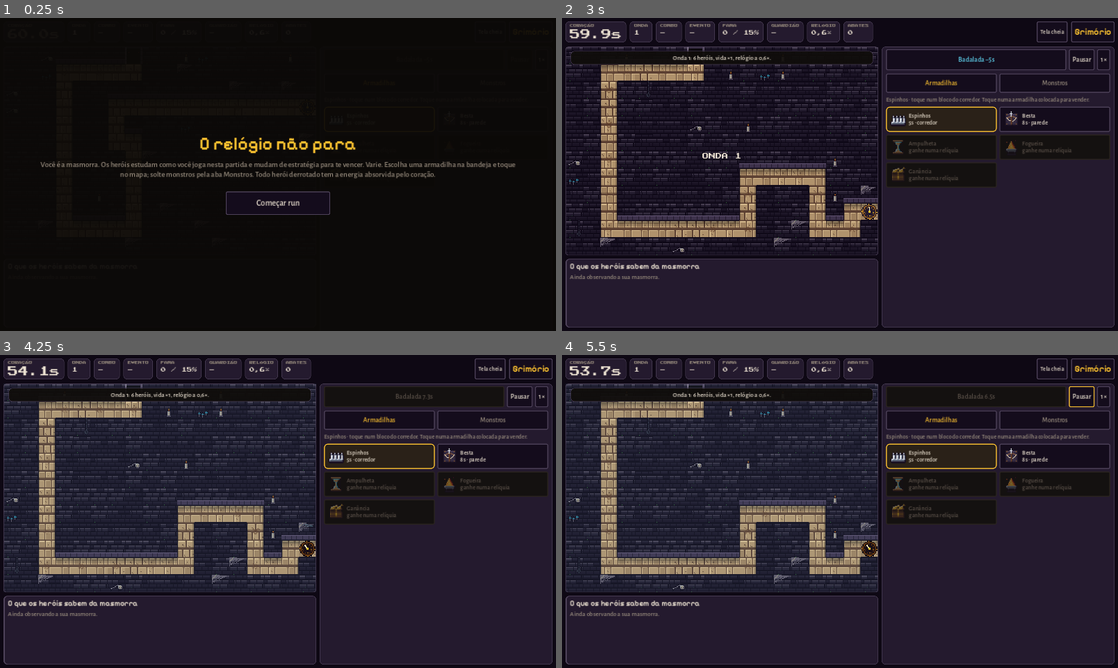
Above: before the commit, frames 1-4 (two rows, left to right).
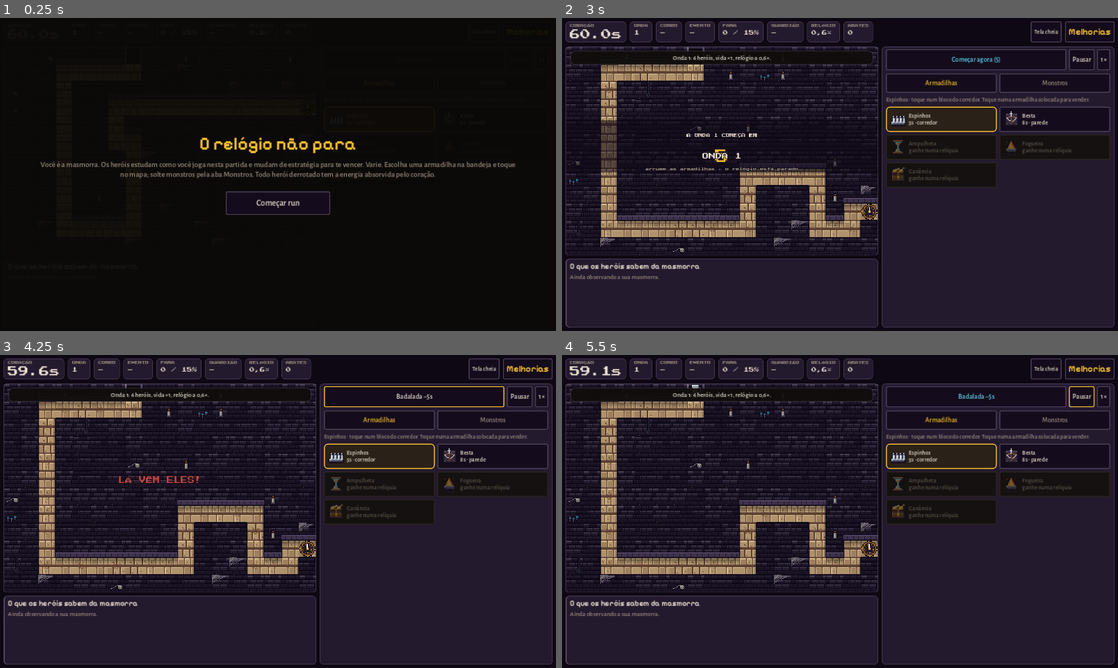
Above: after the commit, the same moments.

Repository: caiovf/battle-as-dungeon
Game: Godot game, scene res://main.tscn
Two runs of this game, one before a commit and one after it. Both use one fixed random seed, a clock stepped at 60 frames per second and the inputs below.
Inputs (mouse positions are in pixels of both pictures, inside the frame that each line leads up to):
- Up to frame 1 (0.25 s): no input
- Up to frame 2 (3 s): click "Grimório" (after the commit: "Melhorias") at 0.5 s; click "Armadilhas" at 1.25 s; click "Monstros" at 2 s; click "Começar run" at 2.75 s
- Up to frame 3 (4.25 s): click (411, 395) at 3.5 s, where only the run after the commit has a clickable "Começar agora (5)"
- Up to frame 4 (5.5 s): click "Tela cheia" at 4.25 s; click "Pausar" at 5 s

The runs differ from the first frame. In frame 2, 2.0% of the frame differs, in the area x 0-99%, y 1-61%; in frame 3, 0.8%; in frame 4, 0.6%.

Commit message:
Dificuldade progressiva dos lendários, contagem antes da onda, poder das classes
- Lendários: dano +11% e vida +22% a cada lendário (curva sobe de ~30% a ~70%
  do relógio perdido entre o 1º e o 13º no teste do robô)
- 5s de contagem antes de cada onda, com o relógio parado; botão Começar agora
- Classes 2 a 4 mais fortes: dano x1,15/1,3/1,5 e tempo perdido x0,92/0,85/0,76
- Grimório passa a se chamar Melhorias

Co-Authored-By: Claude Opus 5.5 <noreply@anthropic.com>
Claude-Session: https://claude.ai/code/session_01HCuZeuc3Q8N2wmZ4TDpXUD

Diff:
--- a/scripts/arena.gd
+++ b/scripts/arena.gd
@@ -66,6 +66,8 @@
 	o.skills = c.skills
 	o.passive = c.passive
 	o.cls = game.g_cls
+	o.pw = D.CLASS_POWER[game.g_cls].dmg
+	o.def = D.CLASS_POWER[game.g_cls].def
 	o.key = "%s_%d" % [game.guardian, game.g_cls]
 	if game.guardian == "dragao" and game.g_cls == 3:
 		o.w = 44
@@ -115,7 +117,7 @@
 
 
 func dmg_mul() -> float:
-	return (1.0 + game.evo_pct()) * (1.5 if P.fury_t > 0 else 1.0) * (1.0 + 0.04 * P.rage)
+	return (1.0 + game.evo_pct()) * gd.pw * (1.5 if P.fury_t > 0 else 1.0) * (1.0 + 0.04 * P.rage)
 
 
 func spawn_parts(x: float, y: float, col: Color, n: int) -> void:
@@ -835,7 +837,7 @@
 		return
 	if not force and P.inv > 0:
 		return
-	var lost = D.r1(sec * leg_scale * gd.armor * pow(0.85, game.g_up.couraca) * (1.0 + game.fame_pct() * D.CFG.LEG_FAME_DMG) * (0.7 if P.fury_t > 0 else 1.0) * (0.6 if P.scale_t > 0 else 1.0))
+	var lost = D.r1(sec * leg_scale * gd.armor * gd.def * pow(0.85, game.g_up.couraca) * (1.0 + game.fame_pct() * D.CFG.LEG_FAME_DMG) * (0.7 if P.fury_t > 0 else 1.0) * (0.6 if P.scale_t > 0 else 1.0))
 	game.clock -= lost
 	P.lost.append([t, lost])
 	stats.hits += 1
--- a/scripts/data.gd
+++ b/scripts/data.gd
@@ -5,7 +5,7 @@
 const CFG := {
 	"START": 60.0,
 	"SELL": 0.5, "RESET_REFUND": 0.5,
-	"FIRST_DELAY": 3.0,
+	"FIRST_DELAY": 0.6,
 	"BELL_COST": 5, "BELL_FREEZE": 2.0, "BELL_CD": 8.0,
 	"COMBO_WINDOW": 1.2, "COMBO_STEP": 0.25, "COMBO_MAX": 2.5,
 	"GREED_MUL": 1.5,
@@ -20,12 +20,12 @@
 	"SOUL_BASE": 1.0,   # energia absorvida por herói derrotado: 1s × (1 + fama%)
 	"SOUL_LEG": 10.0,   # lendário vale 10× isso
 	"LEG_RES": 0.45,    # lendário no corredor só sofre 45% do dano
-	"LEG_HP_GROWTH": 0.15,      # vida do lendário na arena a cada lendário que já caiu
+	"LEG_HP_GROWTH": 0.22,      # vida do lendário na arena a cada lendário que já caiu
 	"LEG_MAP_HP_GROWTH": 0.35,  # vida do lendário no corredor a cada lendário que já caiu
 	"ARENA_BONUS": 10.0,
 	# dano dos lendários na arena acompanha o relógio: cada golpe tira uma fatia do tempo que você tinha
 	# ao entrar na sala (relógio/LEG_DMG_REF, com expoente para guardar tempo ainda ajudar um pouco)
-	"LEG_DMG_REF": 185.0, "LEG_DMG_EXP": 0.9, "LEG_DMG_MIN": 0.5, "LEG_DMG_GROWTH": 0.04, "LEG_FAME_DMG": 0.4, "LEG_FAME_HP": 0.5,
+	"LEG_DMG_REF": 185.0, "LEG_DMG_EXP": 0.9, "LEG_DMG_MIN": 0.5, "LEG_DMG_GROWTH": 0.11, "LEG_FAME_DMG": 0.4, "LEG_FAME_HP": 0.5,
 	"LEG_ARENA_HP": 2.0,   # vida dos lendários na arena (multiplica LEG_ARENA.hp)
 	"AURA": 2.5,
 	"HERO_HP_GROWTH": 0.10, "HERO_DMG_GROWTH": 0.05, "HERO_SPD_GROWTH": 0.015, "HERO_STEAL_GROWTH": 0.15,
@@ -226,6 +226,10 @@
 # ===== Classes do guardião (estilo Grand Chase): cada classe muda arma, ataque, movimento e habilidades =====
 ## Classes 2, 3 e 4 liberam com missões permanentes (ficam salvas entre runs).
 ## stat = o que conta para a missão; goal = quanto precisa.
+## Poder de cada classe: a 1ª é a base e a 4ª a mais forte.
+## dmg multiplica todo o dano do guardião; def multiplica o tempo perdido ao levar golpes.
+const CLASS_POWER := [{"dmg": 1.0, "def": 1.0}, {"dmg": 1.15, "def": 0.92}, {"dmg": 1.3, "def": 0.85}, {"dmg": 1.5, "def": 0.76}]
+const WAVE_COUNTDOWN := 5.0   # segundos para se arrumar antes de cada onda (o relógio não corre)
 const MISSIONS := {
 	"minotauro_1": {"desc": "Acerte 250 golpes básicos com o Minotauro na sala do guardião.", "goal": 250},
 	"minotauro_2": {"desc": "Vença um lendário com o Minotauro perdendo menos de 30% do relógio na luta.", "goal": 1},
@@ -249,7 +253,7 @@
 	"minotauro": [
 		{"nome": "Guerreiro do Labirinto", "estilo": "Equilibrado: machado pesado e investidas.", "spd": 1.0, "jump": 1.0, "jumps": 1, "armor": 0.85,
 			"atk": {"kind": "melee", "dmg": 22, "cd": 0.46, "range": 70, "hh": 54, "t": 0.14, "anti": 0.07, "rec": 0.1, "fx": "axe", "shake": 0.006}, "skills": ["investida", "pisao", "furia"], "passive": "", "bonus": {"desc": "Monstros causam +20% de dano.", "mul": {"monDmg": 1.2}}},
-		{"nome": "Berserker", "estilo": "Dois machados, golpes rápidos; cada acerto aumenta o dano até ser atingido.", "spd": 1.12, "jump": 1.0, "jumps": 1, "armor": 0.95,
+		{"nome": "Berserker", "estilo": "Dois machados, golpes rápidos; cada acerto aumenta o dano até ser atingido.", "spd": 1.12, "jump": 1.0, "jumps": 1, "armor": 0.88,
 			"atk": {"kind": "melee", "dmg": 12, "cd": 0.24, "range": 60, "hh": 48, "t": 0.09, "anti": 0.03, "rec": 0.05, "fx": " …(213 unchanged characters)…
 		{"nome": "Guardião de Pedra", "estilo": "Tanque com escudo e maça: lento, aguenta muito e empurra o inimigo.", "spd": 0.85, "jump": 0.95, "jumps": 1, "armor": 0.6,
 			"atk": {"kind": "melee", "dmg": 26, "cd": 0.6, "range": 62, "hh": 56, "t": 0.16, "anti": 0.1, "rec": 0.14, "fx": "axe", "shake": 0.008}, "skills": ["postura", "chifrada", "terremoto"], "passive": "empurrao", "bonus": {"desc": "Monstros têm +40% de vida.", "mul": {"monHp": 1.4}}},
@@ -272,7 +276,7 @@
 		{"nome": "Dragão da Tempestade", "estilo": "Pulo triplo e raios; acertos às vezes soltam faíscas.", "spd": 1.1, "jump": 1.05, "jumps": 3, "armor": 0.93,
 			"atk": {"kind": "melee", "dmg": 10, "cd": 0.2, "range": 54, "hh": 42, "t": 0.09, "anti": 0.03, "rec": 0.04, "fx": "claw", "shake": 0.002}, "skills": ["raio", "voo", "tempestade"], "passive": "faisca", "bonus": {"desc": "Bestas causam +40% de dano.", "mul": {"besta": 1.4}}},
 		{"nome": "Serpe Venenosa", "estilo": "Ferrão na cauda: envenena e desgasta aos poucos.", "spd": 1.05, "jump": 1.0, "jumps": 2, "armor": 0.88,
-			"atk": {"kind": "melee", "dmg": 8, "cd": 0.26, "range": 64, "hh": 40, "t": 0.1, "anti": 0.05, "rec": 0.05, "fx": "claw", "shake": 0.002}, "skills": ["nuvem", "ferrao", "muda"], "passive": "veneno", "bonus": {"desc": "Espinhos causam +50% de dano.", "mul": {"esp": 1.5}}},
+			"atk": {"kind": "melee", "dmg": 10, "cd": 0.26, "range": 64, "hh": 40, "t": 0.1, "anti": 0.05, "rec": 0.05, "fx": "claw", "shake": 0.002}, "skills": ["nuvem", "ferrao", "muda"], "passive": "veneno", "bonus": {"desc": "Espinhos causam +50% de dano.", "mul": {"esp": 1.5}}},
 		{"nome": "Dragão Ancião", "estilo": "Grande e pesado: cauda larga, meteoros e rugido.", "spd": 0.85, "jump": 0.92, "jumps": 1, "armor": 0.63,
 			"atk": {"kind": "melee", "dmg": 20, "cd": 0.45, "range": 84, "hh": 62, "t": 0.14, "anti": 0.08, "rec": 0.1, "fx": "axe", "shake": 0.006}, "skills": ["meteoro", "rugido", "asas_fogo"], "passive": "", "bonus": {"desc": "Cada herói derrotado dá +1s extra.", "add": {"kill": 1.0}}},
 	],
--- a/scripts/main.gd
+++ b/scripts/main.gd
@@ -121,6 +121,7 @@
 var duel := {"dash": 0, "pulo": 0, "perto": 0, "longe": 0, "especial": 0}
 var lost_to := ""
 var free_t := 0.0
+var countdown := 0.0   # contagem antes da onda começar
 var tool := "espinhos"
 var hover := Vector2i(-1, -1)
 var shake_t: float = 0.0
@@ -760,6 +761,7 @@
 	queue = bw.q
 	spawn_t = D.CFG.FIRST_DELAY
 	phase = "wave"
+	countdown = D.WAVE_COUNTDOWN
 	var hs = hero_scale(wave)
 	var parts = ["Onda %d: %d heróis, vida ×%s, relógio a %s×." % [wave, queue.size(), D.fmt(hs.hp), D.fmt(clock_rate())]]
 	if bw.boss != "":
@@ -809,6 +811,9 @@
 
 # ===== badalada =====
 func bell() -> void:
+	if phase == "wave" and countdown > 0:
+		countdown = 0.01
+		return
 	if phase != "wave":
 		hint("A badalada só funciona com heróis na masmorra.")
 		return
@@ -1345,6 +1350,12 @@
 	for f in fx:
 		f.life -= dt
 	fx = fx.filter(func(f): return f.life > 0)
+	if phase == "wave" and countdown > 0:
+		# tempo para se arrumar: o relógio não corre e os heróis esperam
+		countdown = maxf(0.0, countdown - minf(delta, 0.05))
+		if countdown <= 0:
+			float_text(Vector2(W / 2.0, H / 2.0), "LÁ VÊM ELES!", Color("#ff5a48"), 26)
+		return
 	var live = phase == "prep" or phase == "wave"
 	if live:
 		clock -= dt * clock_rate()
@@ -1974,6 +1985,13 @@
 
 
 func _draw_texts(g: CanvasItem) -> void:
+	if phase == "wave" and countdown > 0:
+		var n = ceili(countdown)
+		var k = countdown - floorf(countdown)
+		g.draw_rect(Rect2(0, H / 2.0 - 70, W, 120), Color(0.05, 0.03, 0.08, 0.55))
+		Art.text(g, Vector2(W / 2.0, H / 2.0 - 34), "A ONDA %d COMEÇA EM" % wave, Color("#ece2d2"), 14)
+		Art.text(g, Vector2(W / 2.0, H / 2.0 + 18), str(n), Color(1, 0.77, 0.19, 0.6 + 0.4 * k), 44 + int(10 * k))
+		Art.text(g, Vector2(W / 2.0, H / 2.0 + 44), "arrume as armadilhas · o relógio está parado", Color("#9a8e7f"), 11)
 	for t in texts:
 		var c: Color = t.c
 		c.a = clampf(t.life / t.max * 1.5, 0.0, 1.0)
--- a/scripts/ui.gd
+++ b/scripts/ui.gd
@@ -197,7 +197,7 @@
 	top.add_child(guard_btn)
 	fs_btn = _button("Tela cheia", toggle_fullscreen, 14)
 	top.add_child(fs_btn)
-	var gb = _button("Grimório", show_grim, 20)
+	var gb = _button("Melhorias", show_grim, 20)
 	gb.name = "GrimBtn"
 	if _font("PixelifySans-SemiBold.woff2"):
 		gb.add_theme_font_override("font", _font("PixelifySans-SemiBold.woff2"))
@@ -600,11 +600,16 @@
 		nm.custom_minimum_size.x = 120
 		tv.add_child(nm)
 		var mk = "%s_%d" % [g, i]
+		var pwr = D.CLASS_POWER[i]
+		var pl = _label("PODER %d/4" % (i + 1), 8, C_BRASS if open else C_MUTE, "PressStart2P.woff2")
+		tv.add_child(pl)
 		var stt = "ATUAL" if cur else ("LIBERADA" if open else "MISSÃO %d/%d" % [game.mission_prog(mk), D.MISSIONS[mk].goal])
 		tv.add_child(_label(stt, 8, col, "PressStart2P.woff2"))
 		top_h.add_child(tv)
 		v.add_child(top_h)
 		var lines = [c.estilo]
+		if i > 0:
+			lines.append("Mais forte: +%d%% de dano e %d%% menos tempo perdido por golpe." % [int(round((pwr.dmg - 1.0) * 100)), int(round((1.0 - pwr.def) * 100))])
 		if c.passive != "":
 			lines.append("Passiva: " + D.PASSIVES[c.passive])
 		var sk = []
@@ -670,8 +675,8 @@
 	var head = HBoxContainer.new()
 	var hv = VBoxContainer.new()
 	hv.size_flags_horizontal = Control.SIZE_EXPAND_FILL
-	hv.add_child(_label("Grimório da masmorra", 30, C_FG, "PixelifySans-SemiBold.woff2"))
-	var sub = _label("Ganhe 1 essência por onda vencida. Tudo aqui vale só para esta run%s." % ((" · %d ganha%s até agora" % [game.ess_run, "s" if game.ess_run > 1 else ""]) if game.ess_run > 0 else ""), 14, C_MUTE)
+	hv.add_child(_label("Melhorias da masmorra", 30, C_FG, "PixelifySans-SemiBold.woff2"))
+	var sub = _label("Gaste essência para fortalecer a masmorra e liberar armadilhas e monstros novos. Ganhe 1 essência por onda vencida. Tudo aqui vale só para esta run%s." % ((" · %d ganha%s até agora" % [game.ess_run, "s" if game.ess_run > 1 else ""]) if game.ess_run > 0 else ""), 14, C_MUTE)
 	sub.autowrap_mode = TextServer.AUTOWRAP_WORD_SMART
 	hv.add_child(sub)
 	head.add_child(hv)
@@ -681,8 +686,8 @@
 	grim_box.add_child(head)
 	var locked: bool = not game.in_run()
 	if locked:
-		grim_box.add_child(_label("Comece uma run para gastar essência. O jogo fica pausado enquanto o grimório está aberto.", 14, C_EMBER))
-	grim_box.add_child(_label("Melhorias da masmorra", 20, C_FG, "PixelifySans-SemiBold.woff2"))
+		grim_box.add_child(_label("Comece uma run para gastar essência. O jogo fica pausado enquanto esta tela está aberta.", 14, C_EMBER))
+	grim_box.add_child(_label("Fortalecer a masmorra", 20, C_FG, "PixelifySans-SemiBold.woff2"))
 	var gp = GridContainer.new()
 	gp.columns = 3
 	gp.add_theme_constant_override("h_separation", 8)
@@ -700,7 +705,7 @@
 	grim_box.add_child(gp)
 	if hidden > 0:
 		grim_box.add_child(_label("%d melhoria%s ainda escondida%s. Elas aparecem conforme a run avança." % [hidden, "s" if hidden > 1 else "", "s" if hidden > 1 else ""], 13, C_MUTE))
-	for sec in [["Armadilhas", "trap", "Depois de liberadas, passam a aparecer como cartas de relíquia nesta run."], ["Monstros", "monster", "Depois de liberados, ficam à venda por tempo nesta run, a partir da onda indicada."]]:
+	for sec in [["Novas armadilhas", "trap", "Depois de liberadas, passam a aparecer como cartas de relíquia nesta run."], ["Novos monstros", "monster", "Depois de liberados, ficam à venda por tempo nesta run, a partir da onda indicada."]]:
 		grim_box.add_child(_label(sec[0], 20, C_FG, "PixelifySans-SemiBold.woff2"))
 		grim_box.add_child(_label(sec[2], 13, C_MUTE))
 		var g = GridContainer.new()
@@ -1010,8 +1015,12 @@
 	pause_btn.disabled = not (game.phase in ["wave", "prep", "arena"])
 	pause_btn.text = "Continuar" if game.paused else "Pausar"
 	pause_lbl.visible = game.paused
-	bell_btn.disabled = game.phase != "wave" or game.bell_cd > 0
-	bell_btn.text = ("Badalada %.1fs" % game.bell_cd) if game.bell_cd > 0 else "Badalada −%ds" % game.bell_cost()
+	if game.phase == "wave" and game.countdown > 0:
+		bell_btn.disabled = false
+		bell_btn.text = "Começar agora (%d)" % ceili(game.countdown)
+	else:
+		bell_btn.disabled = game.phase != "wave" or game.bell_cd > 0
+		bell_btn.text = ("Badalada %.1fs" % game.bell_cd) if game.bell_cd > 0 else "Badalada −%ds" % game.bell_cost()
 	speed_btn.text = "%d×" % game.speed
 	if mobile:
 		var ev_v: bool = on
--- a/tests/balance.gd
+++ b/tests/balance.gd
@@ -19,7 +19,7 @@
 	if g == "":
 		g = "minotauro"
 	for clk in [100.0, 220.0]:
-		for n in [1, 2, 4, 8]:
+		for n in [1, 2, 4, 8, 13]:
 			for l in legs:
 				fights.append({"g": g, "l": l, "clock": clk, "n": n})
 
@@ -75,13 +75,13 @@
 		main.fresh_state()
 		main.set_path(main.gen_path())
 		main.guardian = cur.g
-		main.g_cls = 0
+		main.g_cls = mini(3, int((cur.n - 1) / 3))   # quem chega longe costuma ter classe melhor
 		main.leg_count = cur.n - 1
 		main.fame = 15.0 * cur.n
 		main.evo = 15.0 * (cur.n - 1) + 4.0
 		main.clock = cur.clock - 10.0
 		# a cada lendário vencido o jogador costuma melhorar algo no guardião
-		main.g_up.couraca = int((cur.n - 1) / 2)
+		main.g_up.couraca = mini(4, int((cur.n - 1) / 3))
 		for k in D.CLASSES[cur.g][0].skills.slice(0, cur.n - 1):
 			main.g_skl[k] = 2
 		main.phase = "wave"
--- a/tests/shots.gd
+++ b/tests/shots.gd
@@ -43,6 +43,7 @@
 			main.summon("esqueleto")
 			main.kl["espinhos"] = 2
 			main.kl["besta"] = 3
+		60: snap("01b_contagem")
 		200: snap("02_mapa")
 		202:
 			main.ui.set_tab("mon")
Not shown, changed: LEIA-ME.md
Not shown, changed: web/index.html
Not shown, changed: web/index.pck
